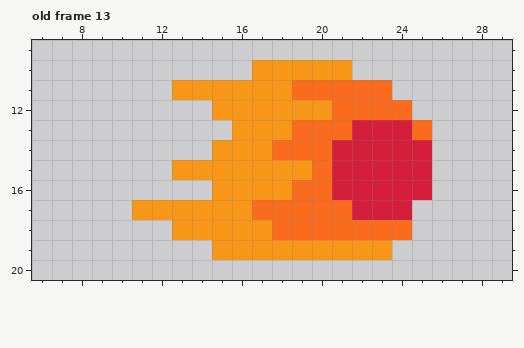
One commit to this pixel-art file: project BuildFight/aseprite/ingredients/fireBall.aseprite. The first picture shows the starting point.
32x32 pixels, 13 frames. Shown: old frame 13: x 6..29, y 9..20. The commit also changed other frames, which this record leaves out.
New version:
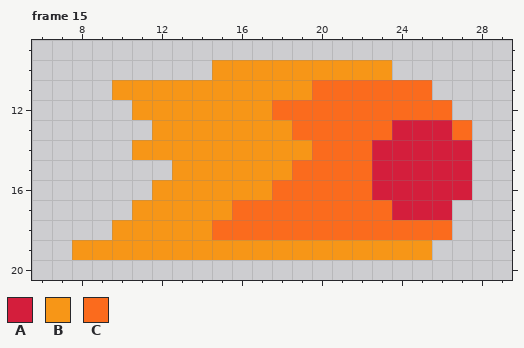
Palette (. is transparent): A #d41e3c  B #f79617  C #fb6b1d
A new or re-ordered frame is compared with the old frame closest to it.
What changed:
frames 13 -> 15
Changed rows in their new state; - is an unchanged pixel.
Frame 15 is new; against old frame 13:
first column x 8:
10 -------BB-----BB----
11 --BBB------B----CC--
12 ---BBBB---CCC----CC-
13 ----BBBB------CC-AAC
14 ---BBBB---BB-CC---AA
15 -----------C-CC---AA
16 ----BBB---C--CC---AA
17 --------C-----CC-AA-
18 --BBB--CCC-------CC-
19 BBBBBBB---------BB--
